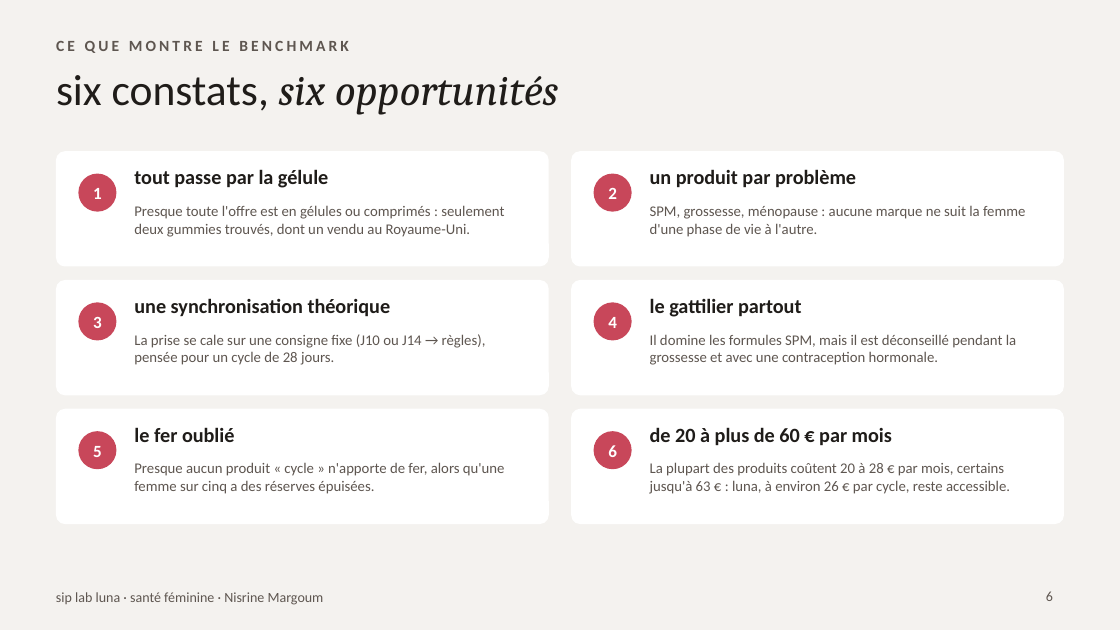
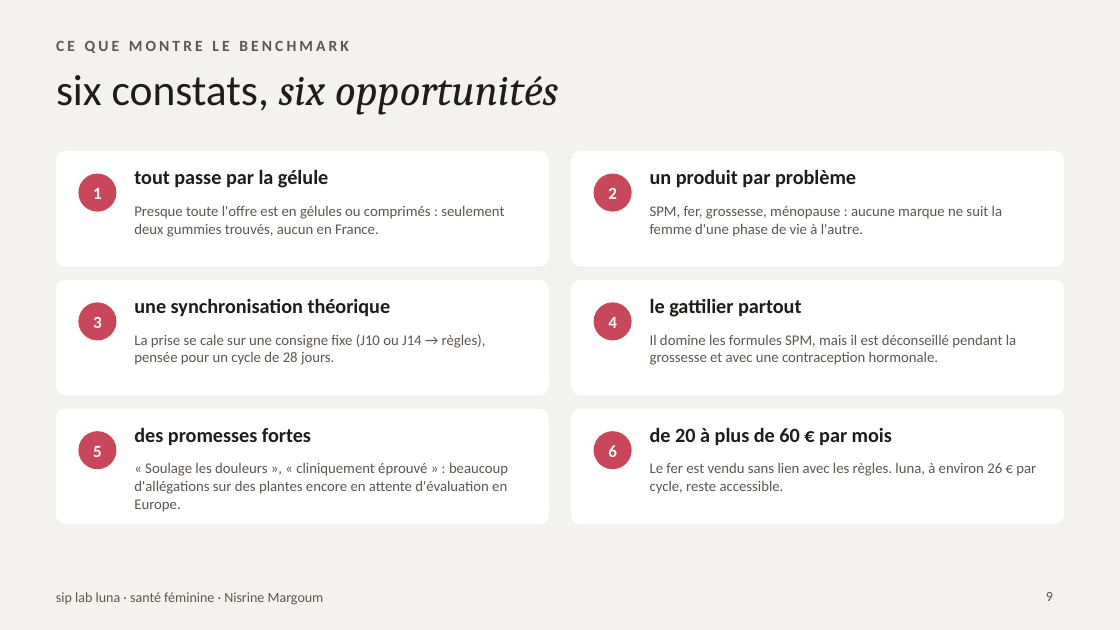
Before and after one commit to nisrine-max/mon-sitee, a slide deck: slide 9 of pitch/siplab-luna-problematique.pptx (slide 6 before the commit). Drawn at 1120x630 pixels with LibreOffice and Linux fonts; fonts in the diff are those of the drawing. Boxes give left, top, right and bottom in pixels: in the first picture for what was removed or moved away, otherwise in the second. Text is boxed around its words. In the diff, an @@ line names an element or a change of style, - is before the commit and + after.

```diff
--- a/pitch/siplab-luna-problematique.pptx
+++ b/pitch/siplab-luna-problematique.pptx
@@ text at bbox=[134, 205, 504, 237]: text changed @@
-Presque toute l'offre est en gélules ou comprimés : seulement deux gummies trouvés, dont un vendu au Royaume-Uni.
+Presque toute l'offre est en gélules ou comprimés : seulement deux gummies trouvés, aucun en France.
@@ text at bbox=[650, 206, 1002, 237]: text changed @@
-SPM, grossesse, ménopause : aucune marque ne suit la femme d'une phase de vie à l'autre.
+SPM, fer, grossesse, ménopause : aucune marque ne suit la femme d'une phase de vie à l'autre.
@@ text at bbox=[134, 427, 311, 445]: text changed @@
-le fer oublié
+des promesses fortes
@@ text at bbox=[134, 462, 508, 512]: text changed @@
-Presque aucun produit « cycle » n'apporte de fer, alors qu'une femme sur cinq a des réserves épuisées.
+« Soulage les douleurs », « cliniquement éprouvé » : beaucoup d'allégations sur des plantes encore en attente d'évaluation en Europe.
@@ text at bbox=[650, 462, 1036, 494]: text changed @@
-La plupart des produits coûtent 20 à 28 € par mois, certains jusqu'à 63 € : luna, à environ 26 € par cycle, reste accessible.
+Le fer est vendu sans lien avec les règles. luna, à environ 26 € par cycle, reste accessible.
@@ page number at bbox=[1046, 592, 1053, 601]: text changed @@
-6
+9
```
Also in this commit, not shown: 2 other slides changed, 3 slides added.
